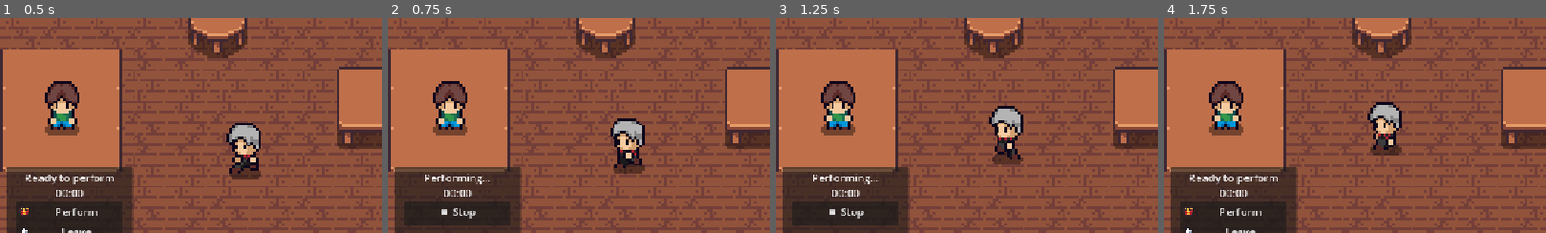
Above: before the commit, frames 1-4 (left to right).
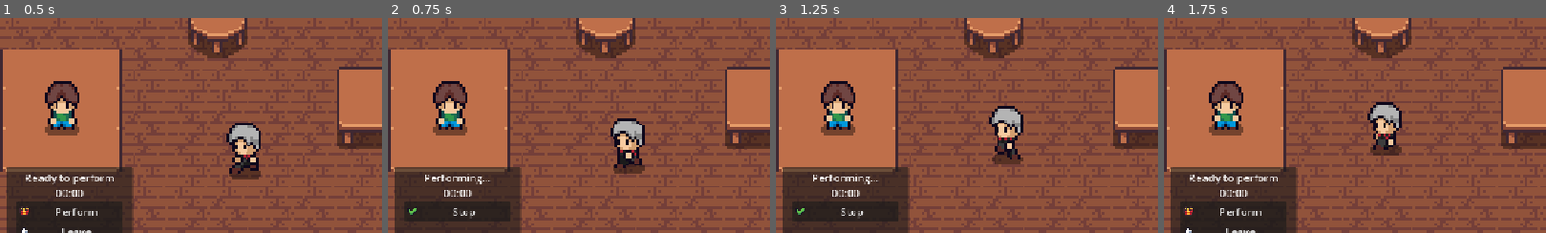
Above: after the commit, the same moments.

Repository: davesnowdon/ResoLute
Game: Godot game, scene res://tavern.tscn
Same seed, same stepped clock (60 frames per second), same inputs: the game is played once before the commit and once after it. This scene is started directly instead of the project's main scene.
Inputs:
- Up to frame 1 (0.5 s): no input
- Up to frame 2 (0.75 s): click "Perform" at 0.5 s
- Up to frame 3 (1.25 s): no input
- Up to frame 4 (1.75 s): click "⏹ Stop" (after the commit: "Stop") at 1.25 s
The pictures show only the part of the screen within x 0-50%, y 47-97%; the shares and areas given below are measured in that part.

Frame 1 is identical in both runs. In frame 2, 0.6% of the frame differs, in the area x 4-32%, y 88-97%; in frame 3, 0.6%; in frame 4, nothing differs.

Commit message:
replace stop button when performing

Diff:
--- a/ui/tavern.tscn
+++ b/ui/tavern.tscn
@@ -244,7 +244,8 @@
 offset_top = 52.0
 offset_right = 80.0
 offset_bottom = 77.0
-text = "⏹ Stop"
+text = "Stop"
+icon = ExtResource("12_stop")
 
 [node name="LeaveButton" type="Button" parent="UILayer/PerformPanel"]
 layout_mode = 1
